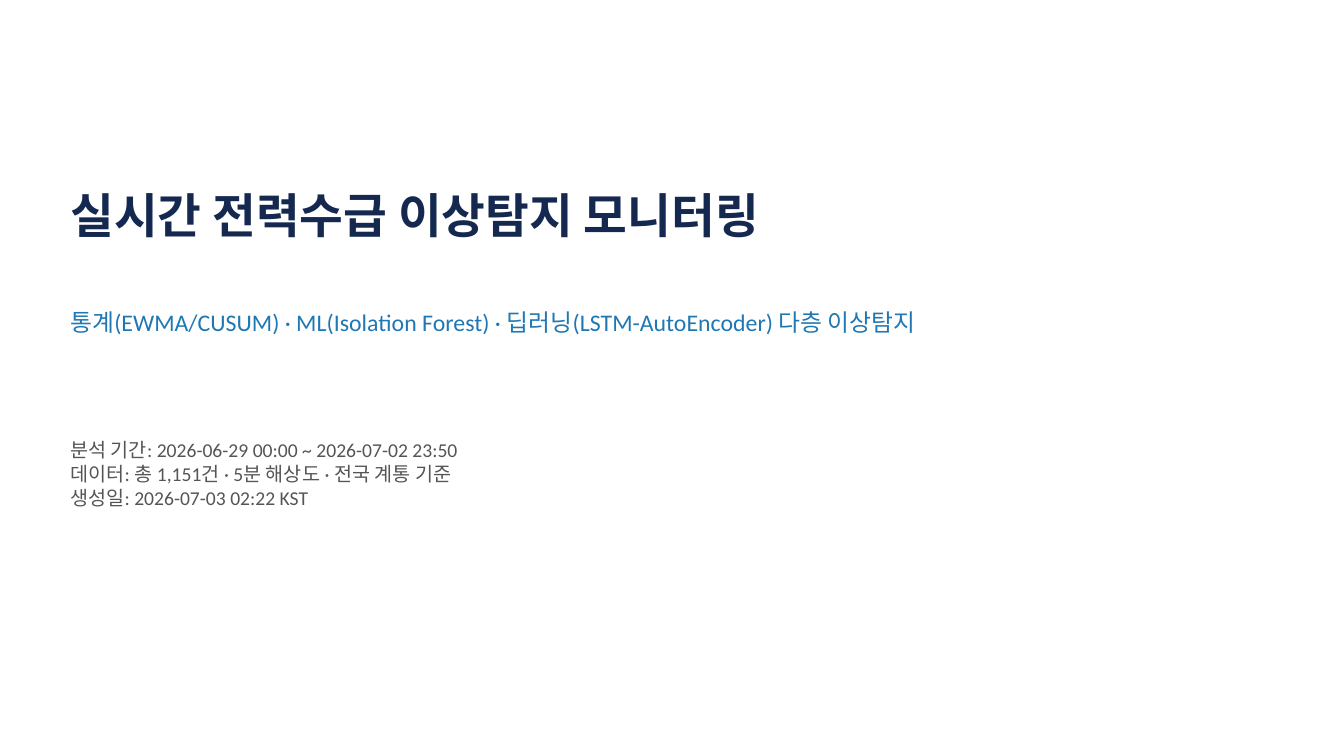
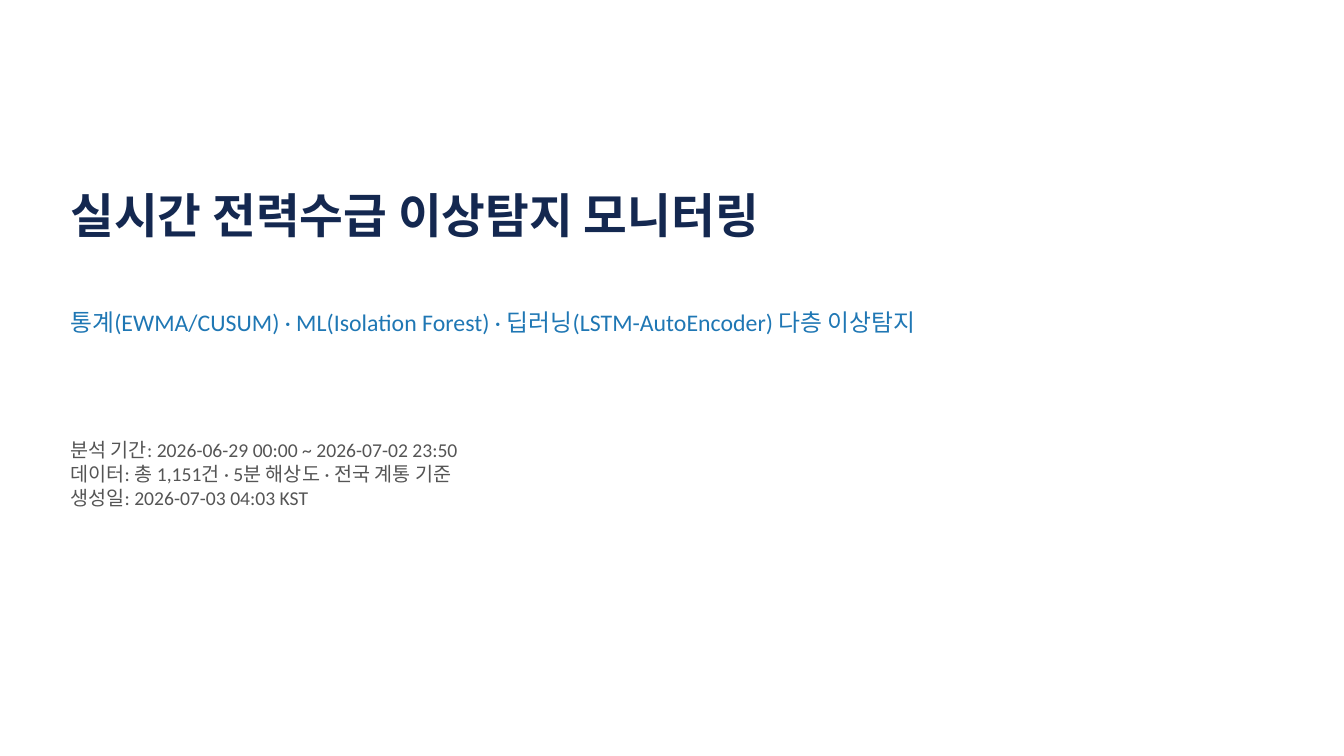
Before and after one commit to robinho0329/power-grid-anomaly-monitor, a slide deck: slide 1 of reports/portfolio/2026-07-03.pptx. Drawn at 1344x756 pixels with LibreOffice and Linux fonts; fonts in the diff are those of the drawing. Boxes give left, top, right and bottom in pixels: in the first picture for what was removed or moved away, otherwise in the second. Text is boxed around its words. In the diff, an @@ line names an element or a change of style, - is before the commit and + after.

```diff
--- a/reports/portfolio/2026-07-03.pptx
+++ b/reports/portfolio/2026-07-03.pptx
@@ text at (x1=70, y1=489, x2=308, y2=507): text changed @@
-생성일: 2026-07-03 02:22 KST
+생성일: 2026-07-03 04:03 KST
```
Also in this commit, not shown: 1 other file.
